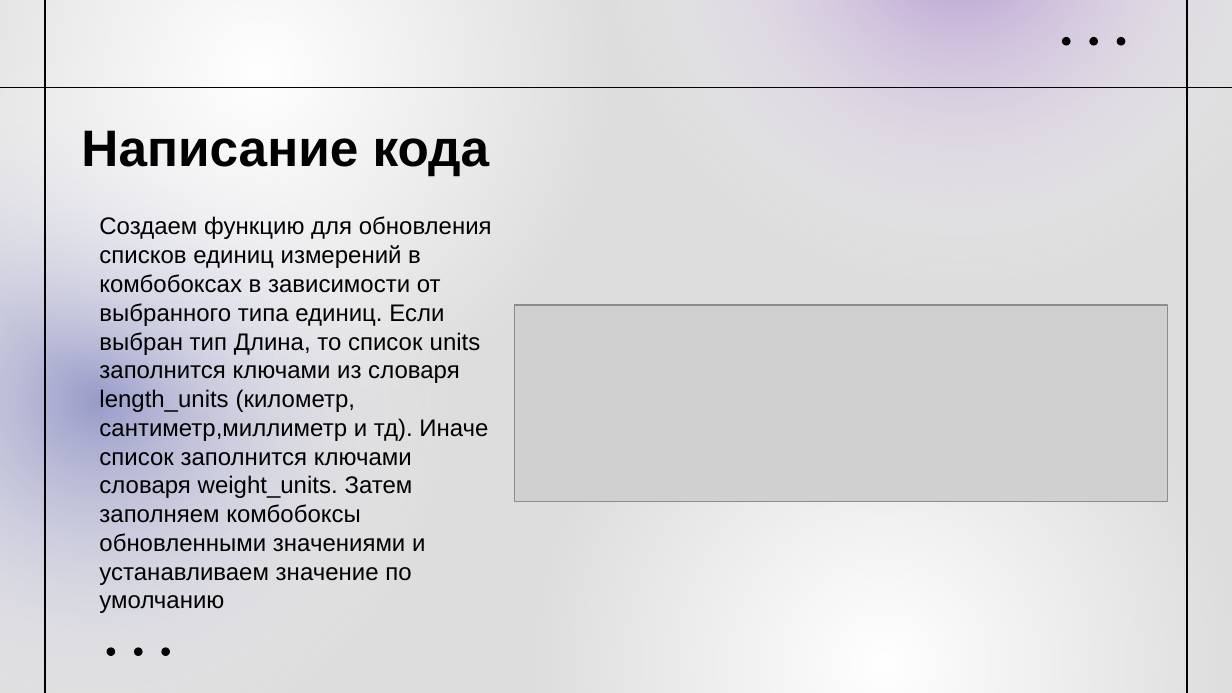
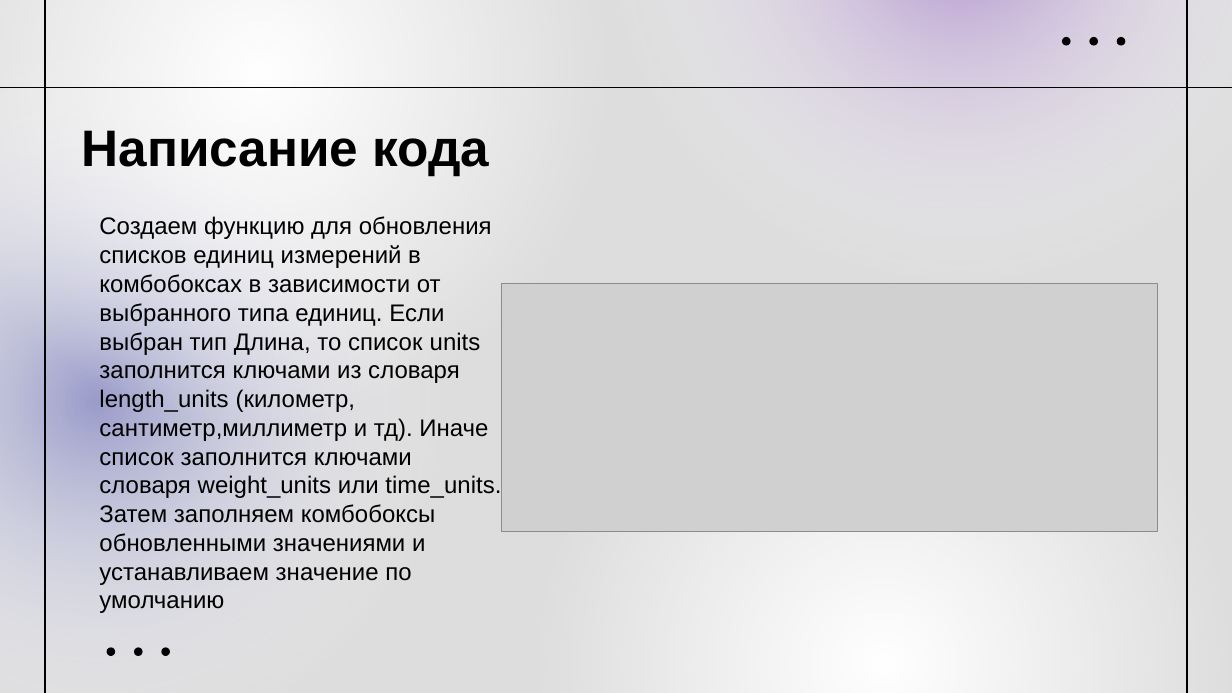
Before and after one commit to MariaPogorelova/converter, a slide deck: slide 8 of Pogorelova_converter.pptx. Drawn at 1232x693 pixels with LibreOffice and Linux fonts; fonts in the diff are those of the drawing; grey boxes stand for pictures. Boxes give left, top, right and bottom in pixels: in the first picture for what was removed or moved away, otherwise in the second. Text is boxed around its words. In the diff, an @@ line names an element or a change of style, - is before the commit and + after.

```diff
--- a/Pogorelova_converter.pptx
+++ b/Pogorelova_converter.pptx
@@ text at (99, 216, 501, 613): text changed @@
-Создаем функцию для обновления списков единиц измерений в комбобоксах в зависимости от выбранного типа единиц. Если выбран тип Длина, то список units заполнится ключами из словаря length_units (километр, сантиметр,миллиметр и тд). Иначе список заполнится ключами словаря weight_units. Затем заполняем комбобоксы обновленными значениями и устанавливаем значение по умолчанию
+Создаем функцию для обновления списков единиц измерений в комбобоксах в зависимости от выбранного типа единиц. Если выбран тип Длина, то список units заполнится ключами из словаря length_units (километр, сантиметр,миллиметр и тд). Иначе список заполнится ключами словаря weight_units или time_units. Затем заполняем комбобоксы обновленными значениями и устанавливаем значение по умолчанию
@@ picture: place and size @@
-picture at (515, 306, 1168, 503)
+picture at (501, 283, 1158, 531)
```
Also in this commit, not shown: 2 other slides changed, 5 slides added.
